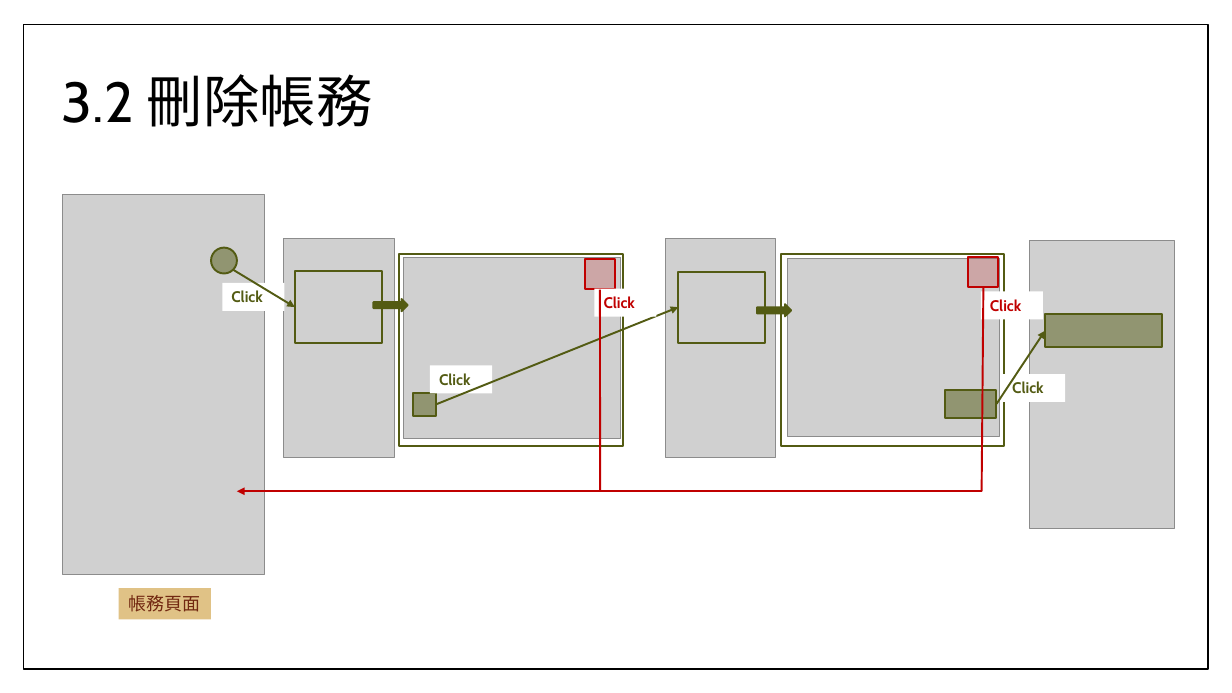
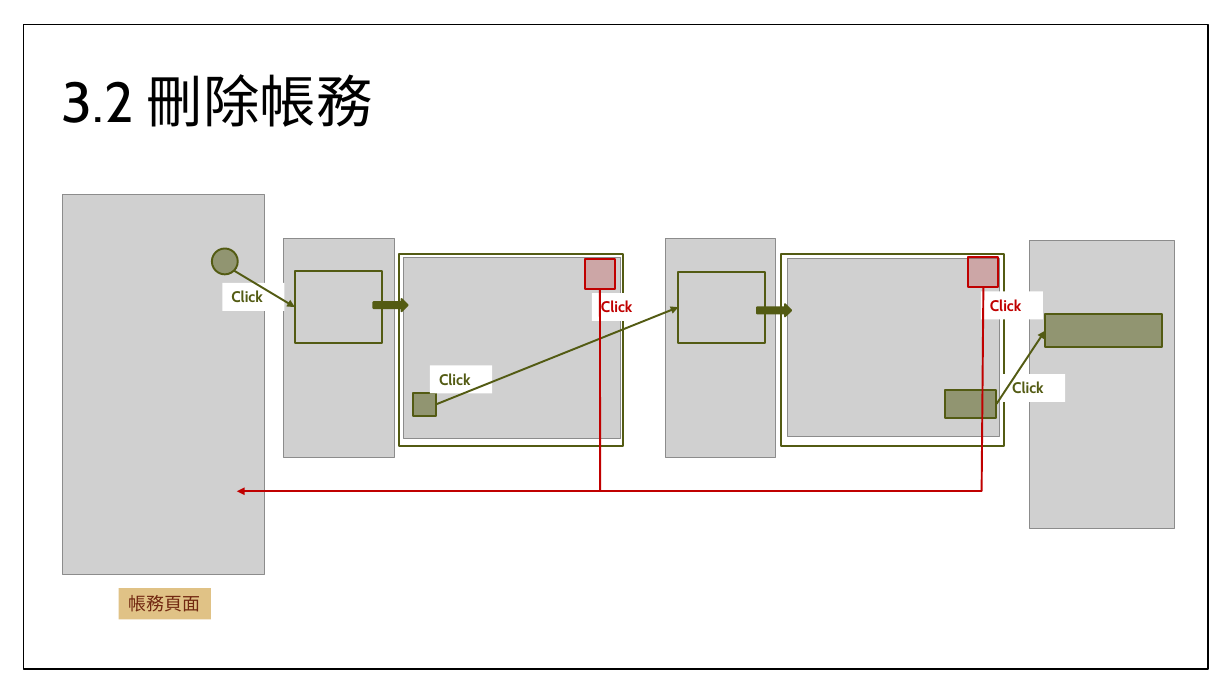
Before and after one commit to TzuHua0706/wk6, a slide deck: slide 22 of UX framework for MoneyCare.pptx. Drawn at 1232x693 pixels with LibreOffice and Linux fonts; fonts in the diff are those of the drawing; grey boxes stand for pictures; background and template pictures are left out. Boxes give left, top, right and bottom in pixels: in the first picture for what was removed or moved away, otherwise in the second. Text is boxed around its words. In the diff, an @@ line names an element or a change of style, - is before the commit and + after.

```diff
--- a/UX framework for MoneyCare.pptx
+++ b/UX framework for MoneyCare.pptx
@@ rectangle "Click": place and size @@
-rectangle "Click" at (594,288,656,316)
+rectangle "Click" at (592,293,654,321)
```
Also in this commit, not shown: 1 other file.
